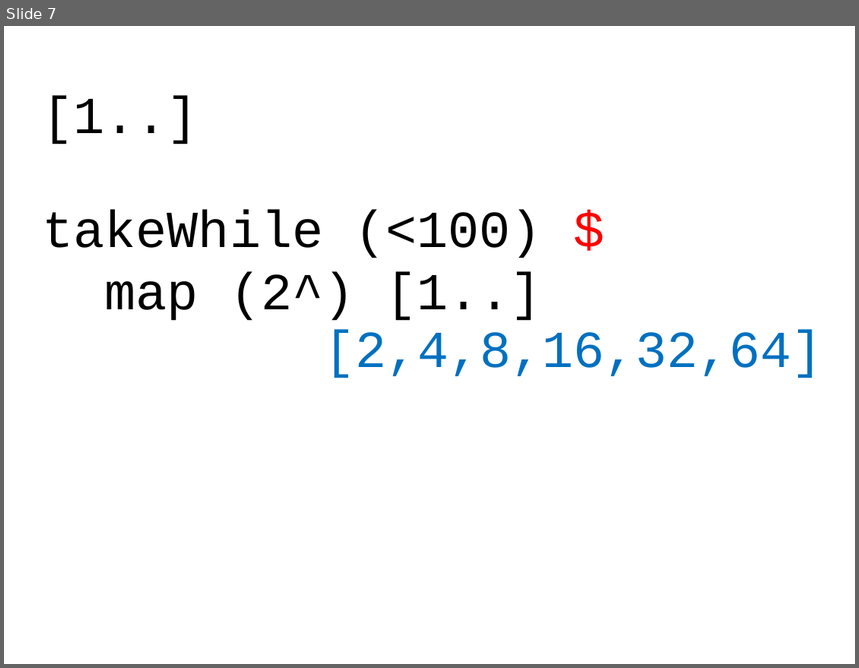
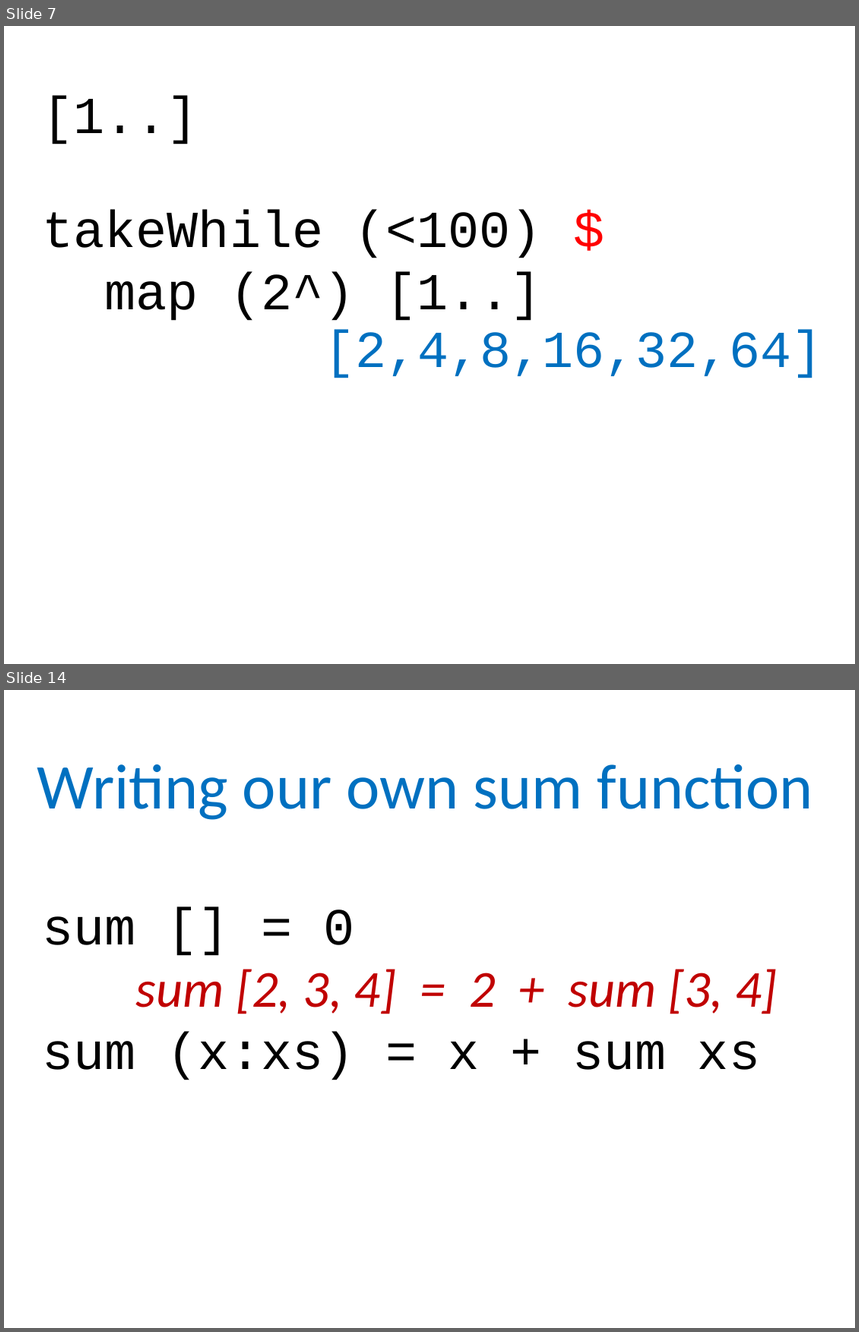
Before and after one commit to dominicprior/beginning-haskell-course, a slide deck: beginning-haskell.pptx. Shown one above the other, each under a label of ours: slide 7 before the commit, slides 7 and 14 after it; the slides between them are not shown. The pictures are 859x668 and 859x1332 pixels, drawn with LibreOffice and Linux fonts; fonts in the diff are those of the drawing. Boxes give left, top, right and bottom in pixels: in the first picture for what was removed or moved away, otherwise in the second. Text is boxed around its words. In the diff, an @@ line names an element or a change of style, - is before the commit and + after.

Commit message:
Add the defining functions section

```diff
--- a/beginning-haskell.pptx
+++ b/beginning-haskell.pptx
@@ slide 14 added at (4, 690, 855, 1328), background #FFFFFF @@
@@ text added at (37, 764, 813, 820), 54 pt, text #0070C0 @@
+Writing our own sum function
@@ text added at (43, 910, 778, 1081), 44 pt, text #000000 @@
+sum [] = 0
+sum [2, 3, 4] = 2 + sum [3, 4]
+sum (x:xs) = x + sum xs
```
Also in this commit, not shown: 1 slide changed, 7 other slides added.
